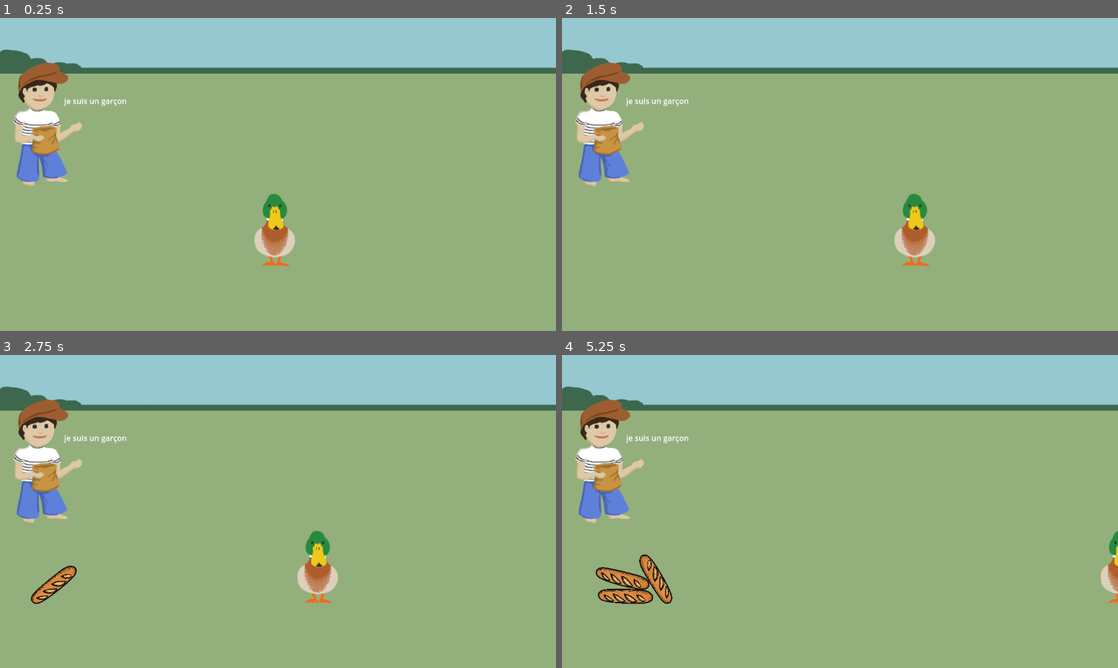
Above: before the commit, frames 1-4 (two rows, left to right).
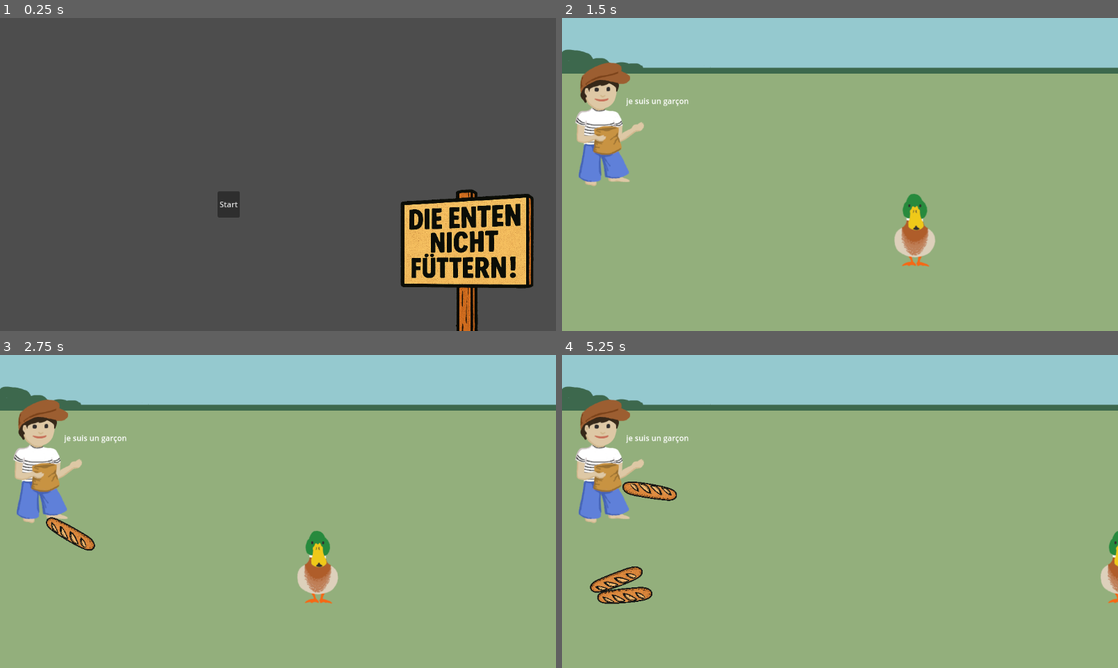
Above: after the commit, the same moments.

Repository: baguette-ballett/baguette-ballett
Game: Godot game, scene res://scenes/intro/intro.tscn
Same seed, same stepped clock (60 frames per second), same inputs: the game is played once before the commit and once after it. Before the commit the project starts from res://scenes/level/level.tscn.
Inputs (mouse positions are in pixels of both pictures, inside the frame that each line leads up to):
- Up to frame 1 (0.25 s): no input
- Up to frame 2 (1.5 s): click (789, 205) at 0.5 s, where only the run after the commit has a clickable "Start"; tap Enter at 1.25 s; hold Right (right) from 1.28 s (still down)
- Up to frame 3 (2.75 s): release Right (right) at 2.03 s; hold Left (left) from 2.03 s (still down)
- Up to frame 4 (5.25 s): release Left (left) at 2.78 s; hold Right (right) 2.78-4.28 s; hold Left (left) from 4.28 s (still down)

The runs differ from the first frame. In frame 1, 100% of the frame differs, in the area x 0-100%, y 0-100%; in frame 2, nothing differs; in frame 3, 0.9%; in frame 4, 1.7%.

Commit message:
Update main scene

Diff:
--- a/project.godot
+++ b/project.godot
@@ -11,7 +11,7 @@
 [application]
 
 config/name="Baguette Ballett"
-run/main_scene="uid://clhd0m3qtl5xu"
+run/main_scene="uid://cmeelins4i38s"
 config/features=PackedStringArray("4.4", "Mobile")
 config/icon="uid://bpug1ta3a87gh"
 
Not shown: 1 places in scenes/intro/intro.tscn that only renumber resources
